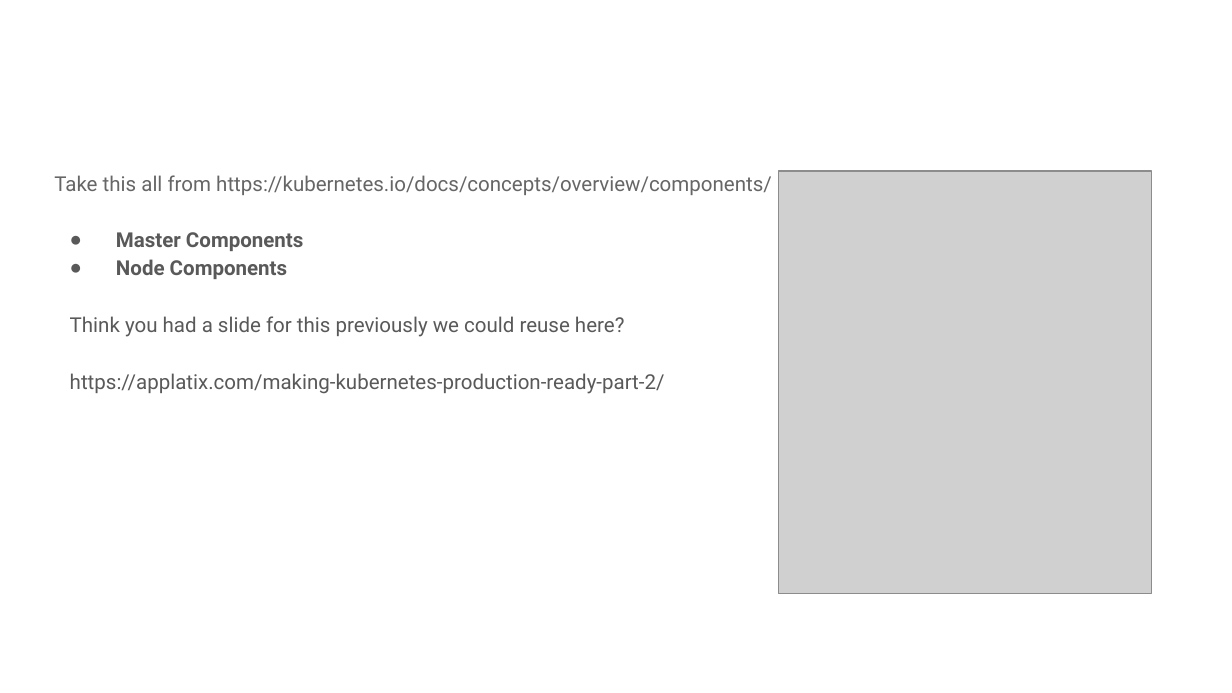
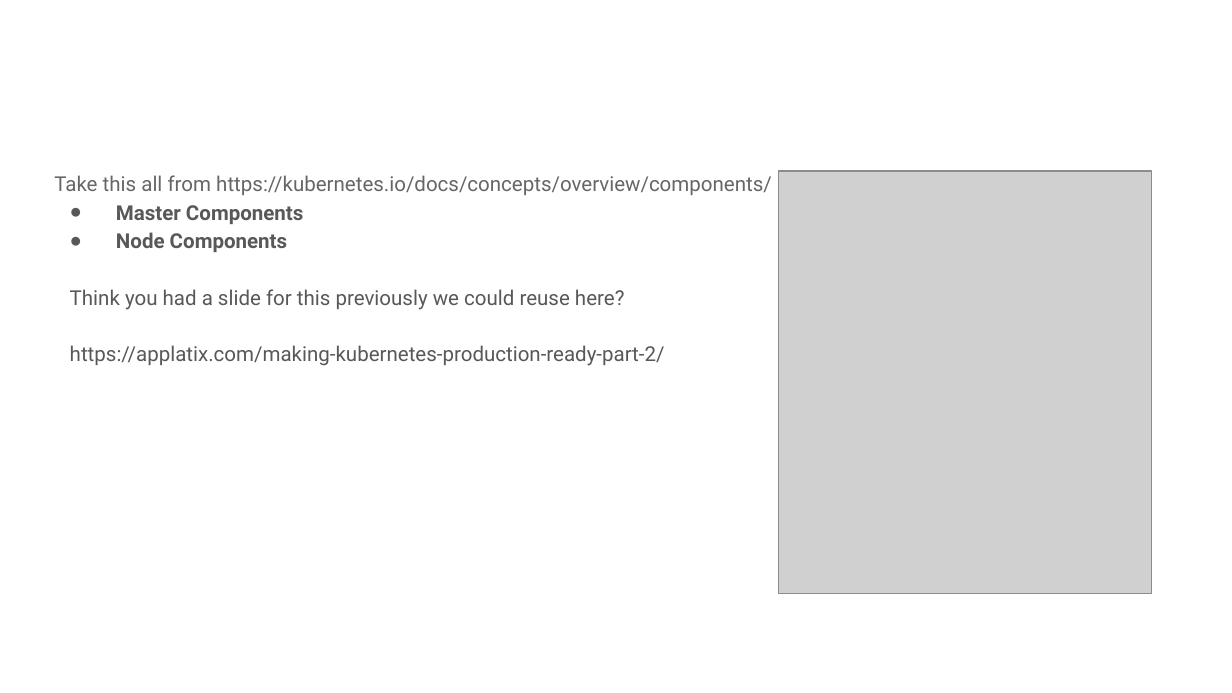
Before and after one commit to AutomatedIT/presentations, a slide deck: slide 8 of KubernetesMinikubeHelm_1.pptx. Drawn at 1232x693 pixels with LibreOffice and Linux fonts; fonts in the diff are those of the drawing; grey boxes stand for pictures; background and template pictures are left out. Boxes give left, top, right and bottom in pixels: in the first picture for what was removed or moved away, otherwise in the second. Text is boxed around its words. In the diff, an @@ line names an element or a change of style, - is before the commit and + after.

```diff
--- a/KubernetesMinikubeHelm_1.pptx
+++ b/KubernetesMinikubeHelm_1.pptx
@@ text "Take this all from https://kubernetes.io/docs/concepts/overv ..." at (x1=54, y1=175, x2=772, y2=366): text colour #595959 to #585858 in "Master Components", "Node Components", "Think you had a slide for this ...", "https://applatix.com/making-kubernetes-production-ready-part ..."; bullet colour #595959 to #585858; indent changed @@
```
Also in this commit, not shown: 9 other slides changed, 1 slide added, 1 slide removed.
